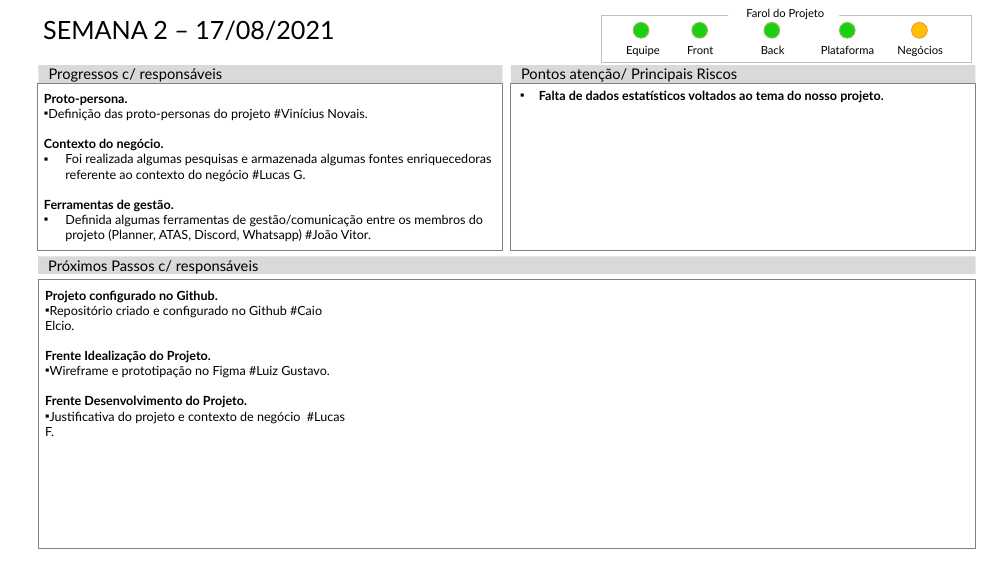
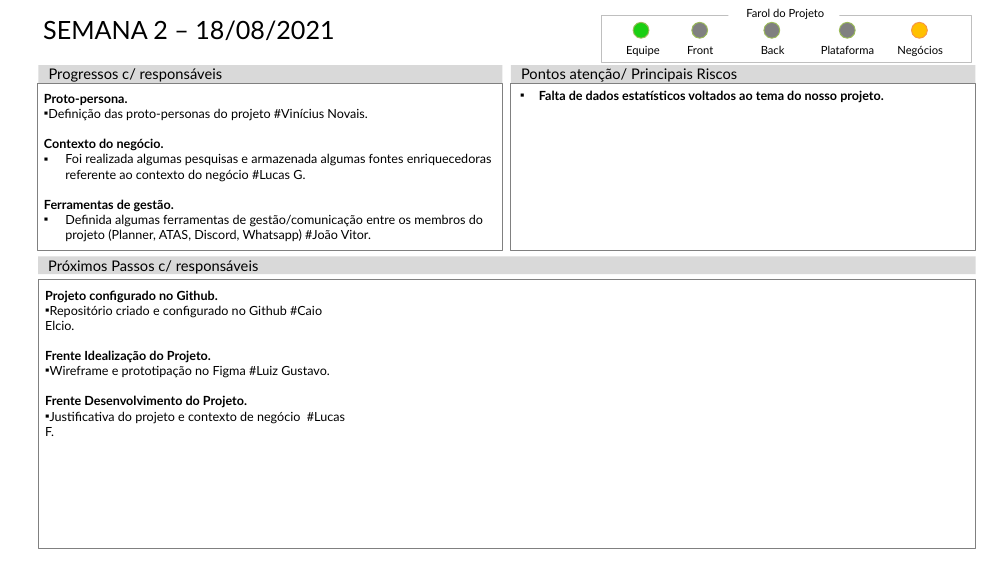
Before and after one commit to vini-novais/Grupo07-2WORK, a slide deck: slide 2 of Documentos/Status Report/StatusReport-semana2.pptx (slide 3 before the commit). Drawn at 1008x567 pixels with LibreOffice and Linux fonts; fonts in the diff are those of the drawing. Boxes give left, top, right and bottom in pixels: in the first picture for what was removed or moved away, otherwise in the second. Text is boxed around its words. In the diff, an @@ line names an element or a change of style, - is before the commit and + after.

```diff
--- a/Documentos/Status Report/StatusReport-semana2.pptx
+++ b/Documentos/Status Report/StatusReport-semana2.pptx
@@ title at <box>43,20,334,40</box>: text changed @@
-SEMANA 2 – 17/08/2021
+SEMANA 2 – 18/08/2021
@@ fill #1BCF13 to #808080 in 3 elements at <box>839,23,855,38</box>, <box>692,23,708,38</box>, <box>764,23,780,38</box> @@
```
Also in this commit, not shown: 1 slide removed.
